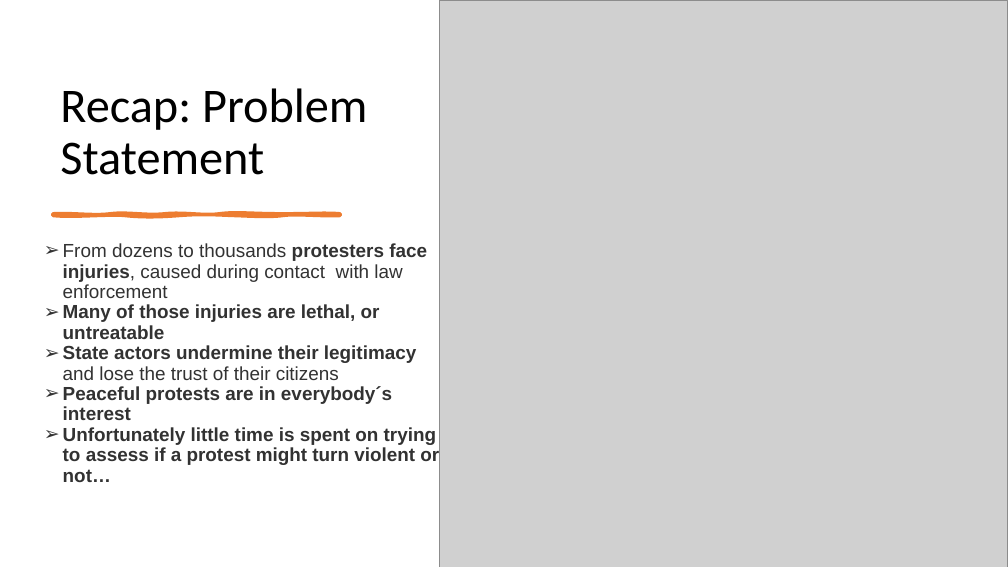
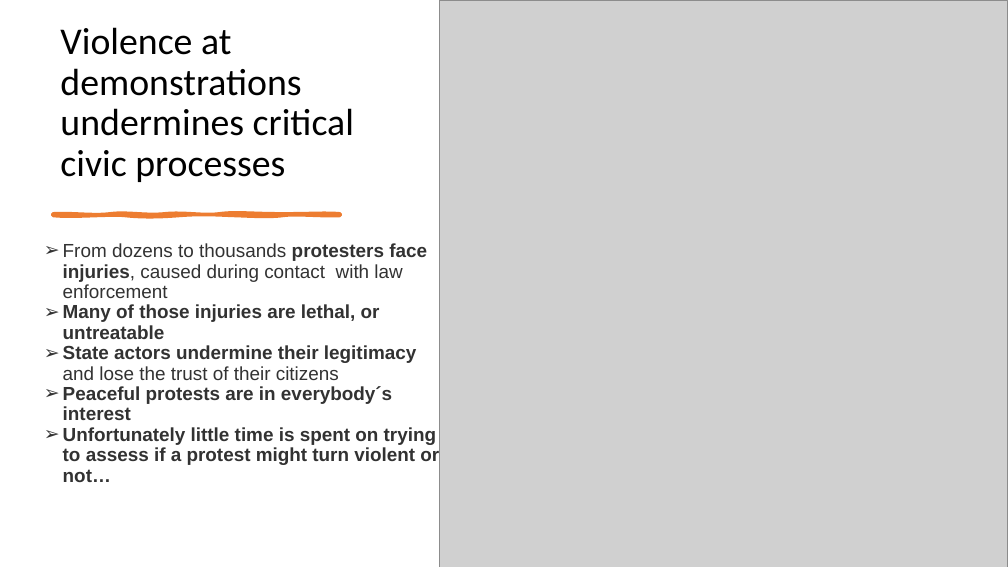
Before and after one commit to NoahDarwich/portest, a slide deck: slide 4 of Draft Pro-Test Demo Day Presentation.pptx (slide 3 before the commit). Drawn at 1008x567 pixels with LibreOffice and Linux fonts; fonts in the diff are those of the drawing; grey boxes stand for pictures. Boxes give left, top, right and bottom in pixels: in the first picture for what was removed or moved away, otherwise in the second. Text is boxed around its words. In the diff, an @@ line names an element or a change of style, - is before the commit and + after.

```diff
--- a/Draft Pro-Test Demo Day Presentation.pptx
+++ b/Draft Pro-Test Demo Day Presentation.pptx
@@ title at (x1=60, y1=27, x2=354, y2=182): text changed; size 46 to 36 pt @@
-Recap: Problem Statement
+Violence at demonstrations undermines critical civic processes
```
Also in this commit, not shown: 3 other slides changed, 6 slides added.
